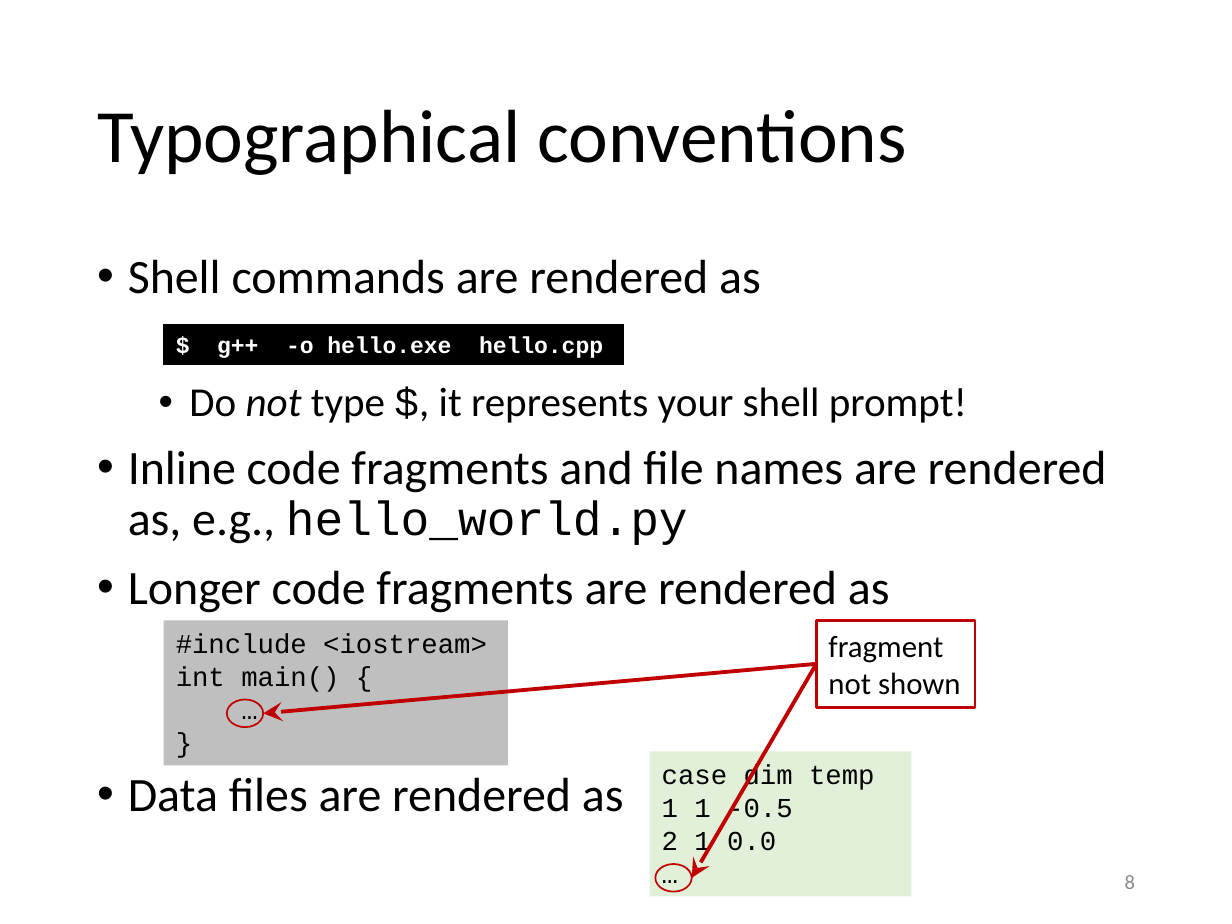
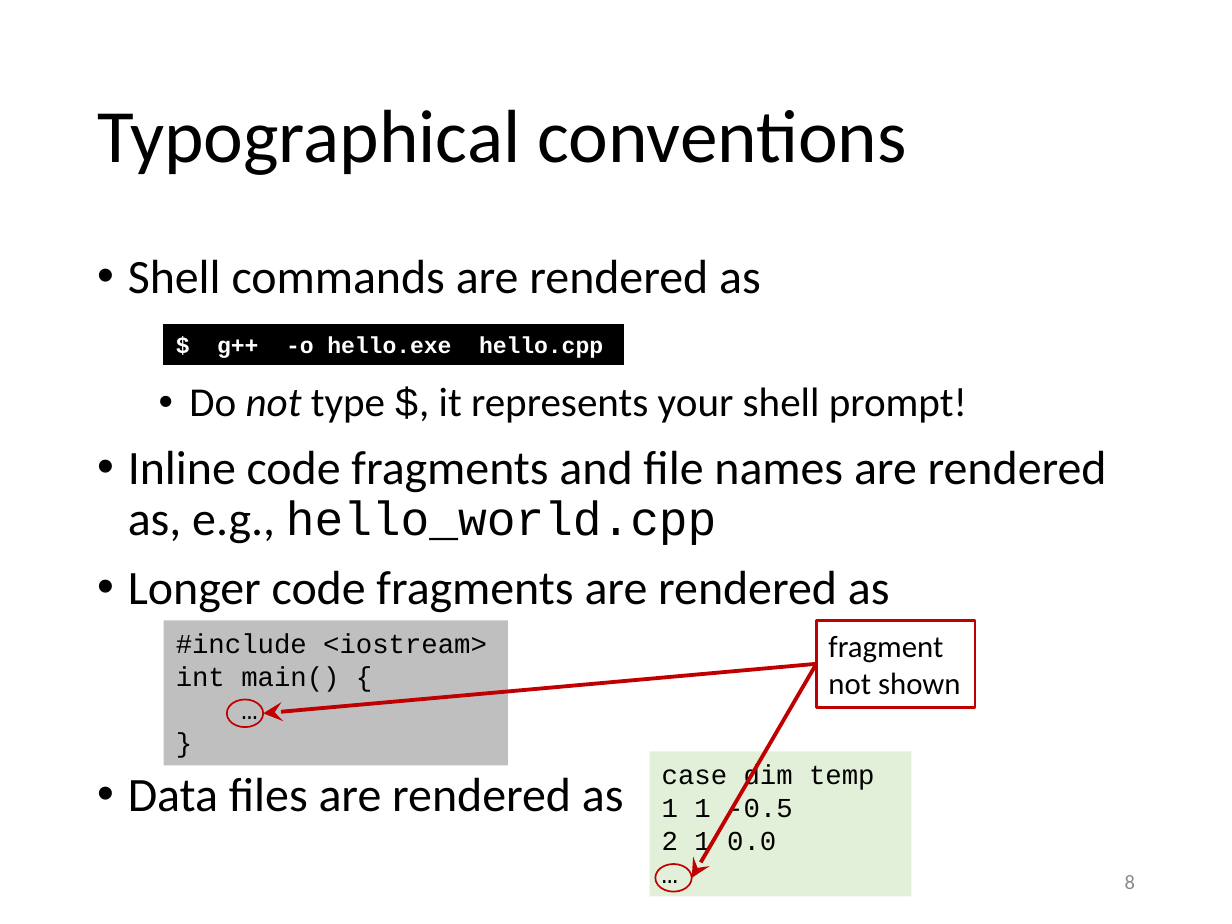
Before and after one commit to gjbex/Scientific-C-plus-plus, a slide deck: slide 8 of scientific_cpp.pptx. Drawn at 1232x924 pixels with LibreOffice and Linux fonts; fonts in the diff are those of the drawing. Boxes give left, top, right and bottom in pixels: in the first picture for what was removed or moved away, otherwise in the second. Text is boxed around its words. In the diff, an @@ line names an element or a change of style, - is before the commit and + after.

```diff
--- a/scientific_cpp.pptx
+++ b/scientific_cpp.pptx
@@ text at (128, 450, 1107, 545): text changed @@
-• Inline code fragments and file names are rendered as, e.g., hello_world.py
+• Inline code fragments and file names are rendered as, e.g., hello_world.cpp
```
Also in this commit, not shown: 2 other slides changed.
